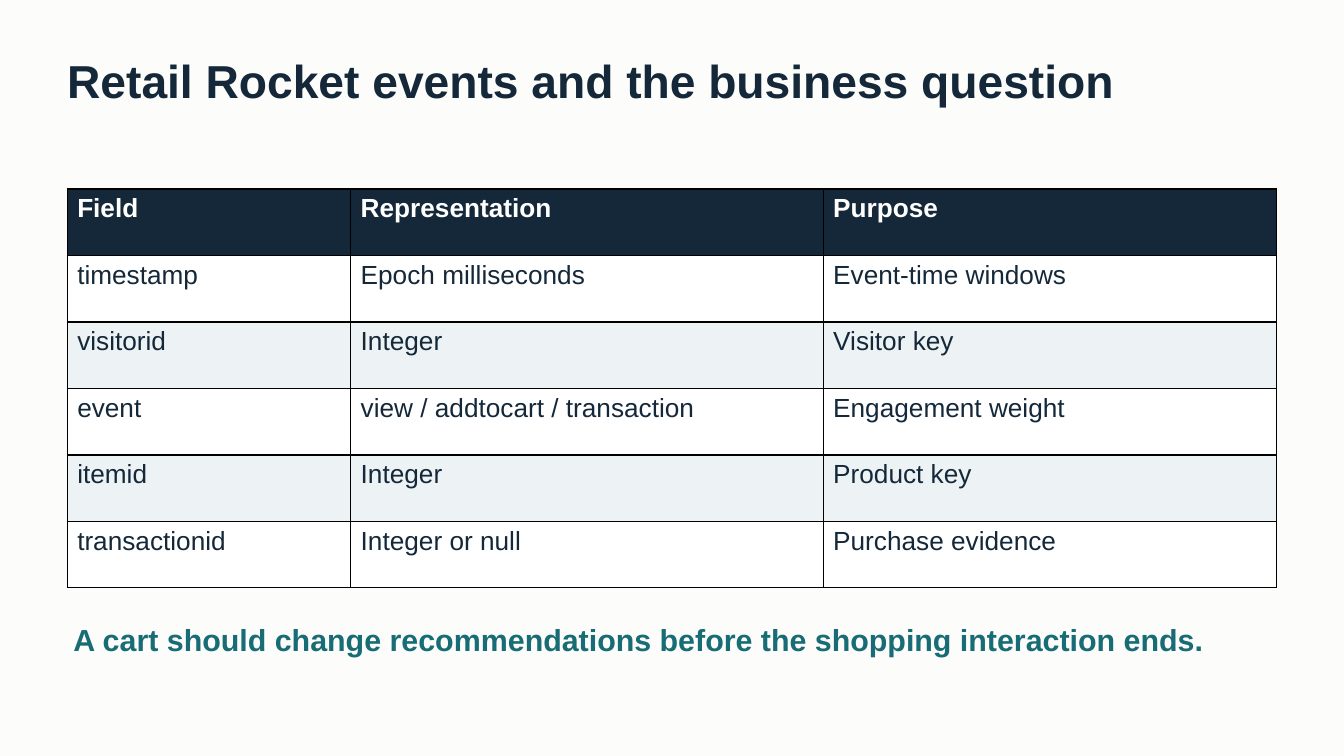
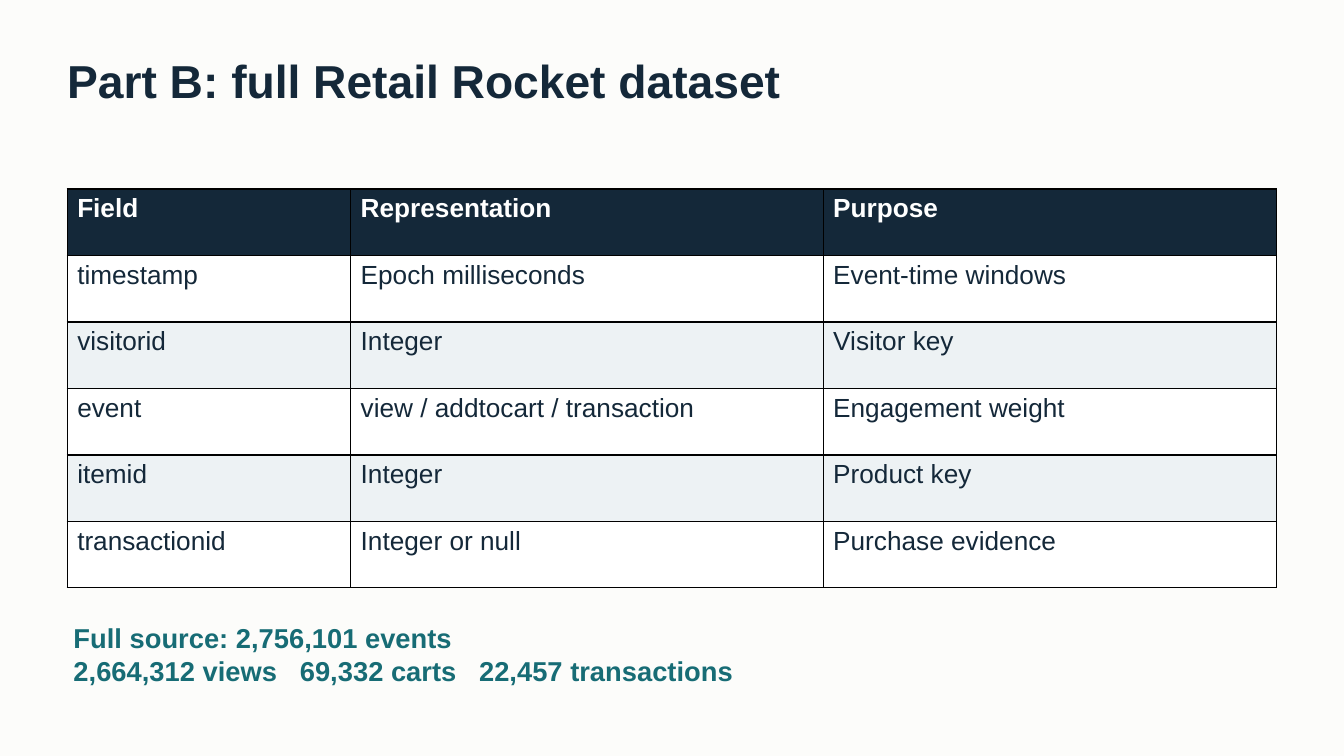
Before and after one commit to hoducmanh222/Kafka-Spark, a slide deck: slide 7 of docs/Retail_Rocket_Presentation.pptx (slide 2 before the commit). Drawn at 1344x756 pixels with LibreOffice and Linux fonts; fonts in the diff are those of the drawing. Boxes give left, top, right and bottom in pixels: in the first picture for what was removed or moved away, otherwise in the second. Text is boxed around its words. In the diff, an @@ line names an element or a change of style, - is before the commit and + after.

```diff
--- a/docs/Retail_Rocket_Presentation.pptx
+++ b/docs/Retail_Rocket_Presentation.pptx
@@ text at <box>67,64,780,99</box>: text changed @@
-Retail Rocket events and the business question
+Part B: full Retail Rocket dataset
@@ text at <box>73,628,732,686</box>: text changed; size 21.8 to 19.5 pt @@
-A cart should change recommendations before the shopping interaction ends.
+Full source: 2,756,101 events
+2,664,312 views 69,332 carts 22,457 transactions
```
Also in this commit, not shown: 6 other slides changed, 20 other files.
